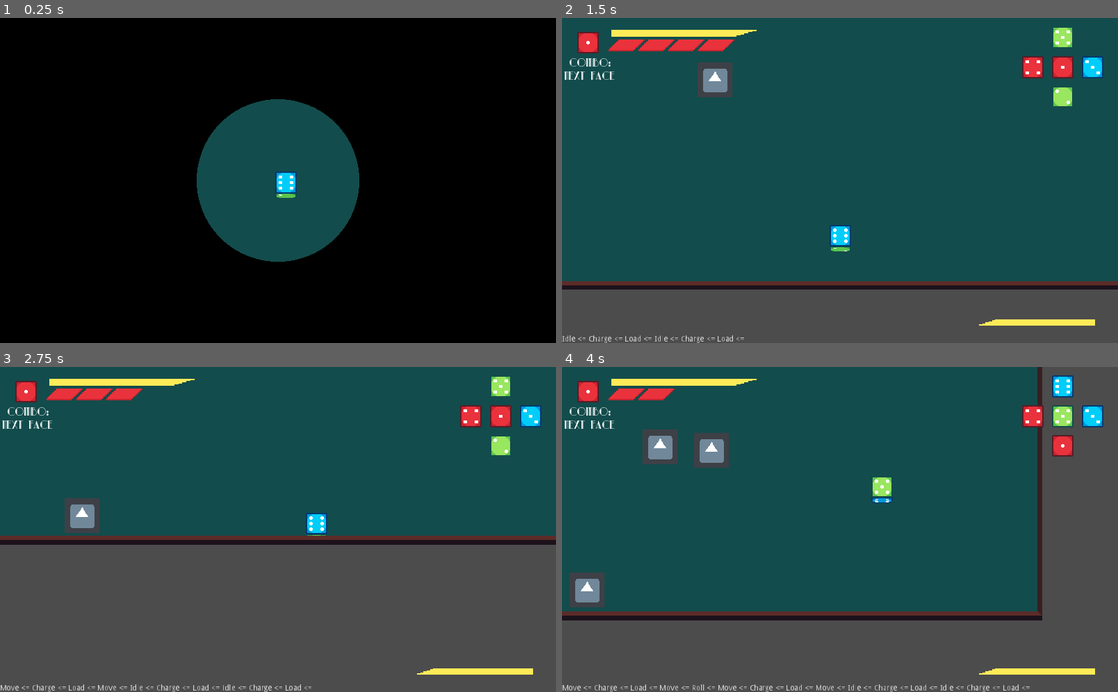
Above: before the commit, frames 1-4 (two rows, left to right).
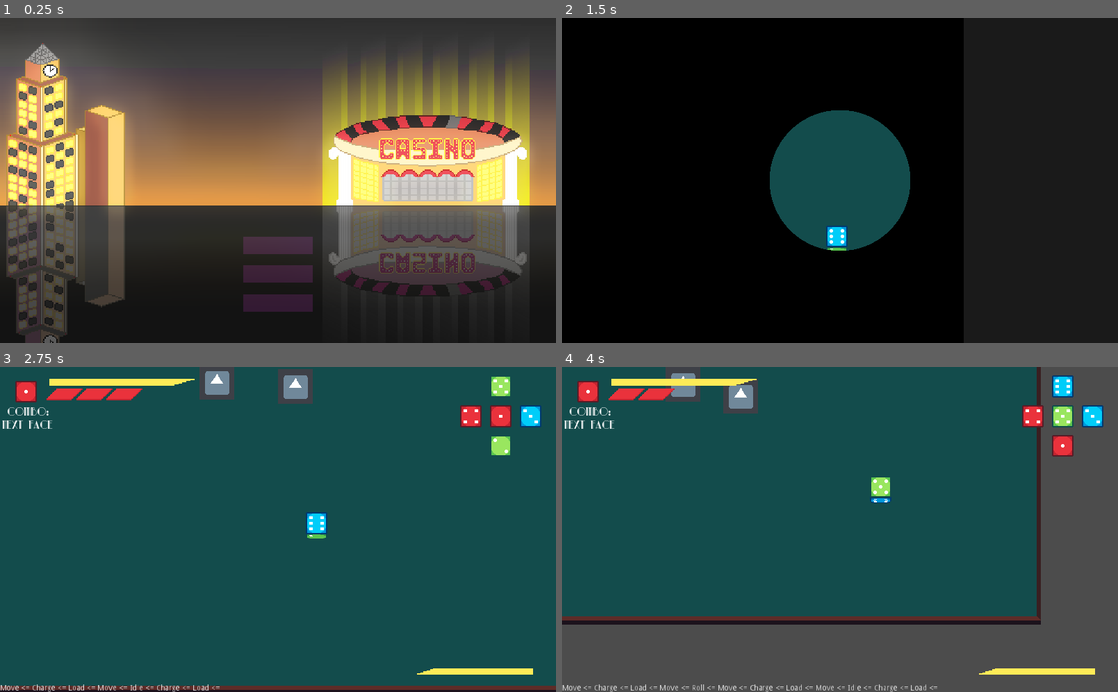
Above: after the commit, the same moments.

Repository: andrebariani/gmtk2022
Game: Godot game, scene res://src/ui/menu/MainMenu.tscn
Same seed, same stepped clock (60 frames per second), same inputs: the game is played once before the commit and once after it. Before the commit the project starts from res://src/Main.tscn. The engine's default icon, where the game draws it, is replaced by a stand-in: a white triangle on a blue panel in a dark square.
Inputs (mouse positions are in pixels of both pictures, inside the frame that each line leads up to):
- Up to frame 1 (0.25 s): no input
- Up to frame 2 (1.5 s): click (840, 245) at 0.5 s, where only the run after the commit has a clickable "Play"; click (840, 245) at 1.25 s, where only the run after the commit has a clickable "Play"
- Up to frame 3 (2.75 s): tap Enter (ui_accept) at 2, 2.27 s; move the mouse to (400, 513) at 2.02 s; hold D (move_right) from 2.03 s (still down); click (400, 513) at 2.1 s
- Up to frame 4 (4 s): move the mouse to (728, 545) at 2.77 s; release D (move_right) at 2.78 s; hold S (move_down) 2.78-3.53 s; tap Space (roll) at 2.85 s; tap Enter (ui_accept) at 3.02 s; move the mouse to (895, 458) at 3.52 s; hold D (move_right) from 3.53 s (still down); click (895, 458) at 3.6 s

The runs differ from the first frame. In frame 1, 90% of the frame differs, in the area x 0-100%, y 0-100%; in frame 2, 91%; in frame 3, 50%; in frame 4, 7.0%.

Commit message:
main menu effect

Diff:
--- a/project.godot
+++ b/project.godot
@@ -62,8 +62,8 @@
 
 [application]
 
-config/name="gmtk_2022"
-run/main_scene="res://src/Main.tscn"
+config/name="ColorHex"
+run/main_scene="res://src/ui/menu/MainMenu.tscn"
 config/icon="res://icon.png"
 
 [autoload]
--- a/src/entities/player/Player.gd
+++ b/src/entities/player/Player.gd
@@ -153,6 +153,11 @@
 	_invincibleTimer.start(duration)
 
 
+func deactivate_invincible():
+	sprite.stop_anim()
+	_hurtbox.set_deferred("disabled", false)
+
+
 func set_enabler(enabler, value):
 	enablers[enabler] = value
 
@@ -215,8 +220,7 @@
 
 
 func _on_InvincibleTimer_timeout():
-	sprite.stop_anim()
-	_hurtbox.set_deferred("disabled", false)
+	deactivate_invincible()
 
 
 func _on_Charge_enemy_hit():
--- a/src/entities/player/Player.tscn
+++ b/src/entities/player/Player.tscn
@@ -220,7 +220,7 @@
 visible = false
 scale = Vector2( 2, 2 )
 frames = SubResource( 8 )
-frame = 4
+frame = 1
 playing = true
 script = ExtResource( 12 )
 
--- a/src/ui/menu/MainMenu.tscn
+++ b/src/ui/menu/MainMenu.tscn
@@ -7,8 +7,71 @@
 [ext_resource path="res://src/ui/menu/MenuFont.tres" type="DynamicFont" id=5]
 [ext_resource path="res://assets/fonts/NightAtTheOperaNF.ttf" type="DynamicFontData" id=6]
 [ext_resource path="res://assets/bg/bg_menu.png" type="Texture" id=7]
+[ext_resource path="res://src/shaders/EnemySaturation.gdshader" type="Shader" id=8]
 [ext_resource path="res://src/ui/menu/HSlider.gd" type="Script" id=15]
 [ext_resource path="res://src/ui/menu/MenuButton.gd" type="Script" id=16]
+
+[sub_resource type="ShaderMaterial" id=22]
+shader = ExtResource( 8 )
+shader_param/active = false
+shader_param/saturation = 1.0
+shader_param/color = 0
+
+[sub_resource type="Animation" id=23]
+resource_name = "Background"
+length = 2.0
+loop = true
+tracks/0/type = "value"
+tracks/0/path = NodePath(".:material:shader_param/saturation")
+tracks/0/interp = 1
+tracks/0/loop_wrap = true
+tracks/0/imported = false
+tracks/0/enabled = true
+tracks/0/keys = {
+"times": PoolRealArray( 0, 0.5, 0.7, 1.5, 1.7 ),
+"transitions": PoolRealArray( 1, 1, 1, 1, 1 ),
+"update": 0,
+"values": [ 0.0, 0.0, 1.0, 1.0, 0.0 ]
+}
+
+[sub_resource type="Animation" id=24]
+length = 0.001
+tracks/0/type = "value"
+tracks/0/path = NodePath(".:modulate")
+tracks/0/interp = 1
+tracks/0/loop_wrap = true
+tracks/0/imported = false
+tracks/0/enabled = true
+tracks/0/keys = {
+"times": PoolRealArray( 0 ),
+"transitions": PoolRealArray( 1 ),
+"update": 0,
+"values": [ Color( 0.992157, 0.992157, 0.992157, 1 ) ]
+}
+tracks/1/type = "value"
+tracks/1/path = NodePath(".:material:shader_param/color")
+tracks/1/interp = 1
+tracks/1/loop_wrap = true
+tracks/1/imported = false
+tracks/1/enabled = true
+tracks/1/keys = {
+"times": PoolRealArray( 0 ),
+"transitions": PoolRealArray( 1 ),
+"update": 0,
+"values": [ 0 ]
+}
+tracks/2/type = "value"
+tracks/2/path = NodePath(".:material:shader_param/saturation")
+tracks/2/interp = 1
+tracks/2/loop_wrap = true
+tracks/2/imported = false
+tracks/2/enabled = true
+tracks/2/keys = {
+"times": PoolRealArray( 0 ),
+"transitions": PoolRealArray( 1 ),
+"update": 0,
+"values": [ 1.0 ]
+}
 
 [sub_resource type="Animation" id=1]
 resource_name = "Hover"
@@ -393,13 +456,22 @@
 }
 
 [node name="Background" type="TextureRect" parent="."]
+modulate = Color( 0.992157, 0.992157, 0.992157, 1 )
+material = SubResource( 22 )
 margin_right = 512.0
 margin_bottom = 300.0
 rect_scale = Vector2( 2, 2 )
 texture = ExtResource( 7 )
 __meta__ = {
-"_edit_use_anchors_": false
-}
+"_edit_lock_": true,
+"_edit_use_anchors_": false
+}
+
+[node name="AnimationPlayer" type="AnimationPlayer" parent="Background"]
+autoplay = "Background"
+playback_speed = 0.25
+anims/Background = SubResource( 23 )
+anims/RESET = SubResource( 24 )
 
 [node name="Menu" type="VBoxContainer" parent="."]
 anchor_left = 0.5
Not shown: 1 places in src/ui/menu/MainMenu.tscn that only renumber resources
